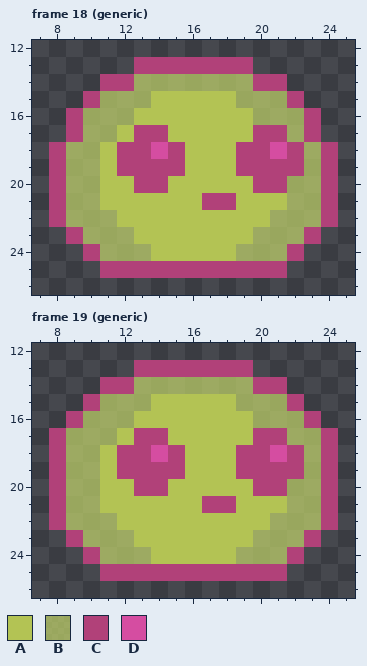
A pixel-art file gets an edit: Assets/Art/NPCs/sour slimes.aseprite. Above, as it was before the edit.
32x32 pixels, 22 frames. Colours within 5 levels of each other are drawn and written as one. Shown: frame 18 (generic): x 7..25, y 12..26; frame 19 (generic): x 7..25, y 12..26. The commit also changed other frames, which this record leaves out.
Visible layers, top first: "hat", "other accessory", "face & outline", "jelly", "core", "behind".
Palette (. is transparent): A #b3c354  B #c1d36ab4  C #b14179  D #d54da1
Pixels before, frame 18 (generic), first column x 8:
13 .....CCCCCCC.....
14 ...CCBBBBBBBCC...
15 ..CBBBAAAAABBBC..
16 .CBBBAAAAAAABBBC.
17 .CBBACCAAAAACCBC.
18 CBBACCDCAAACCDCBC
19 CBBACCCCAAACCCCBC
20 CBBAACCAAAAACCBBC
21 CBBAAAAAACCAAABBC
22 CBBBAAAAAAAAABBBC
23 .CBBBAAAAAAABBBC.
24 ..CBBBAAAAABBBC..
25 ...CCCCCCCCCCC...
Pixels before, frame 19 (generic), first column x 8:
13 .....CCCCCCC.....
14 ...CCBBBBBBBCC...
15 ..CBBBAAAAABBBC..
16 .CBBBAAAAAAABBBC.
17 CBBBACCAAAAACCBBC
18 CBBACCDCAAACCDCBC
19 CBBACCCCAAACCCCBC
20 CBBAACCAAAAACCBBC
21 CBBAAAAAACCAAABBC
22 CBBBAAAAAAAAABBBC
23 .CBBBAAAAAAABBBC.
24 ..CBBBAAAAABBBC..
25 ...CCCCCCCCCCC...
The result:
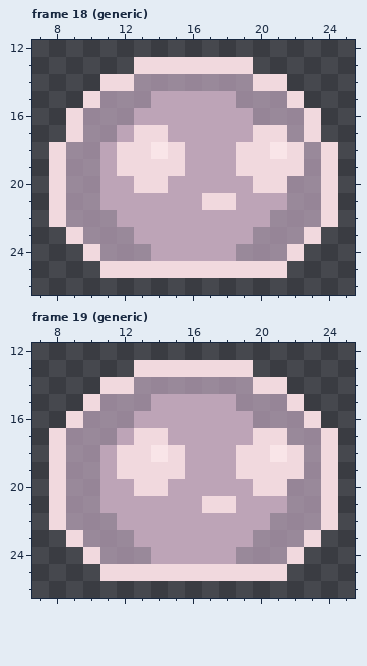
Change:
colour A: #b3c354 -> #bda4b7
colour B: #c1d36ab4 -> #bca4bab4
colour C: #b14179 -> #f1d9de
colour D: #d54da1 -> #f9e5e8
